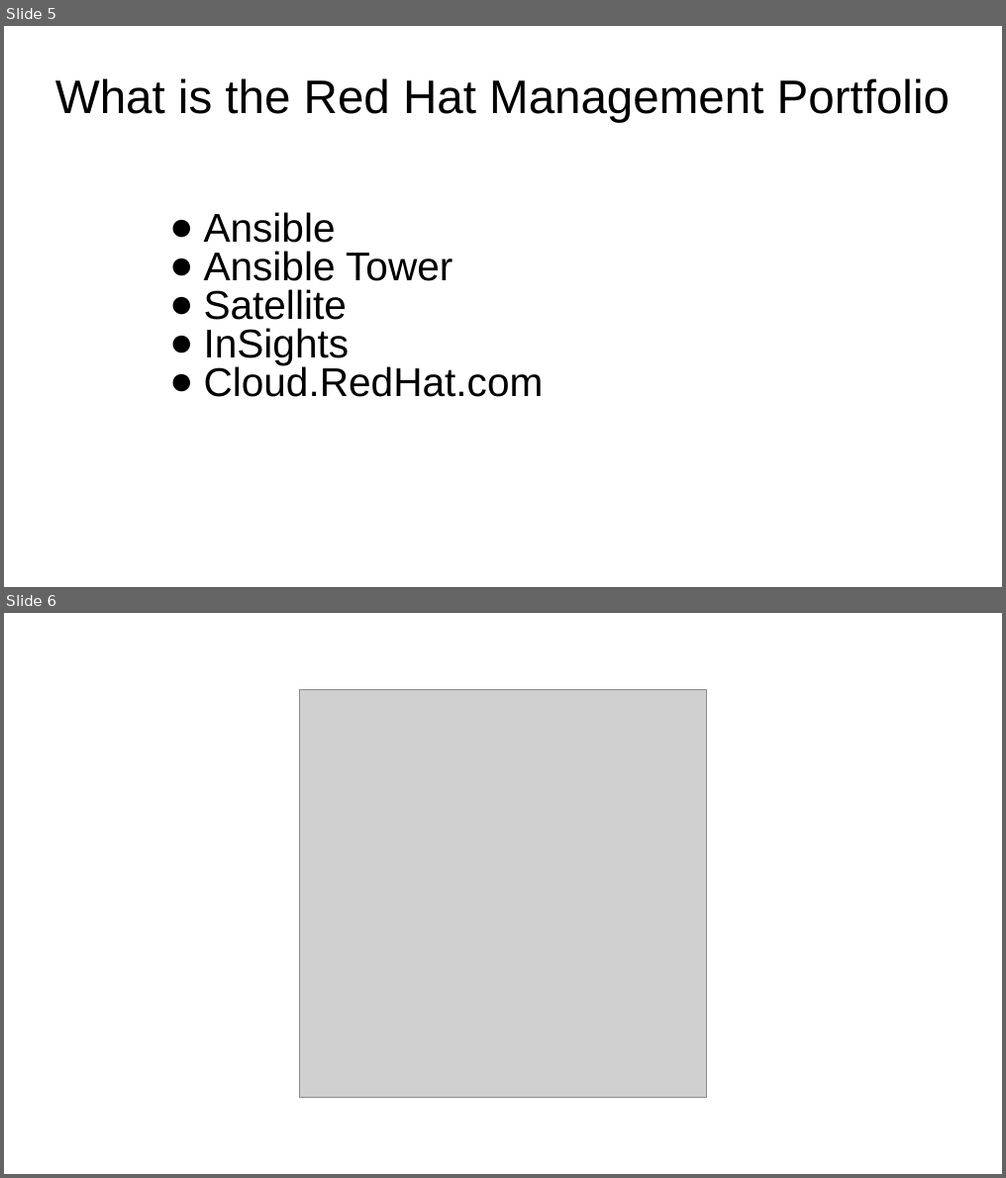
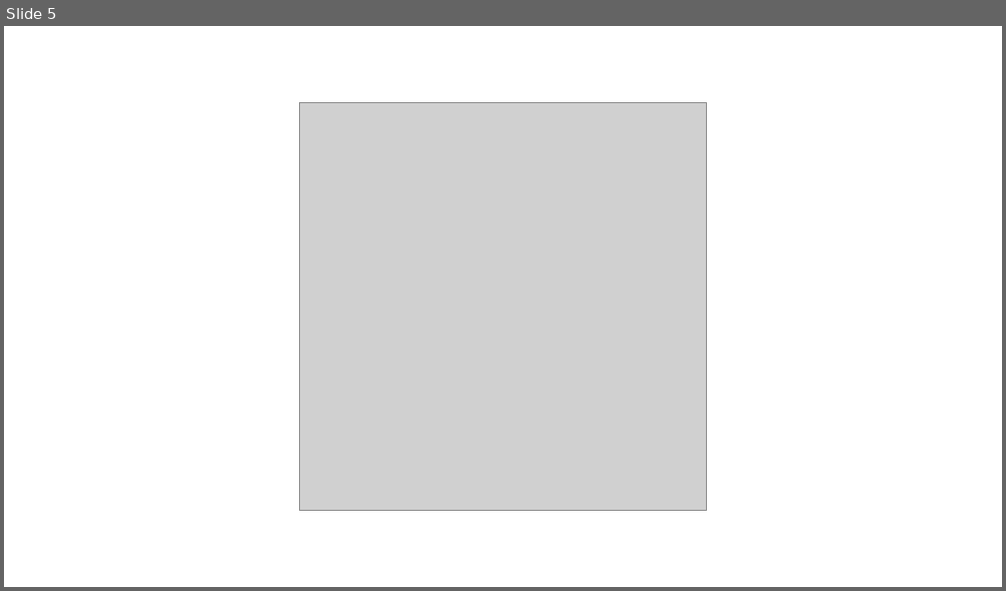
Before and after one commit to ShaddGallegos/RHTI, a slide deck: RedHat-Management_Portfolio/Red_Hat_Management_Portfolio.pptx. Shown one above the other, each under a label of ours: slides 5 and 6 before the commit, slide 5 after it. The pictures are 1006x1178 and 1006x591 pixels, drawn with LibreOffice and Linux fonts; fonts in the diff are those of the drawing; grey boxes stand for pictures; background and template pictures are left out. Boxes give left, top, right and bottom in pixels: in the first picture for what was removed or moved away, otherwise in the second. Text is boxed around its words. In the diff, an @@ line names an element or a change of style, - is before the commit and + after.

```diff
--- a/RedHat-Management_Portfolio/Red_Hat_Management_Portfolio.pptx
+++ b/RedHat-Management_Portfolio/Red_Hat_Management_Portfolio.pptx
@@ slide 5 removed at <box>4,26,1002,587</box>, background picture (left out) @@
@@ title removed at <box>55,78,949,122</box> @@
-What is the Red Hat Management Portfolio
@@ subtitle removed at <box>204,212,544,397</box> @@
-● Ansible
-● Ansible Tower
-● Satellite
-● InSights
-● Cloud.RedHat.com
@@ what was slide 6 is now slide 5 @@
```
Also in this commit, not shown: 10 slides changed, 1 other file.
